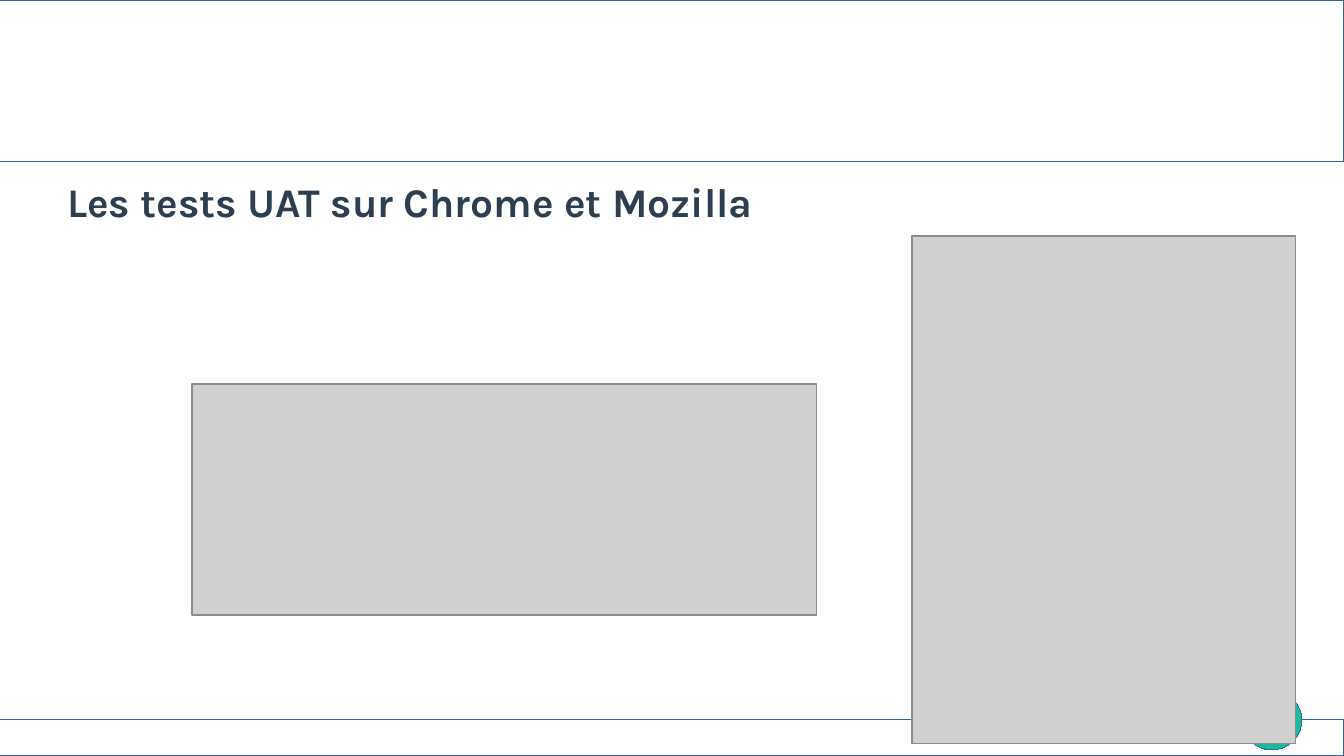
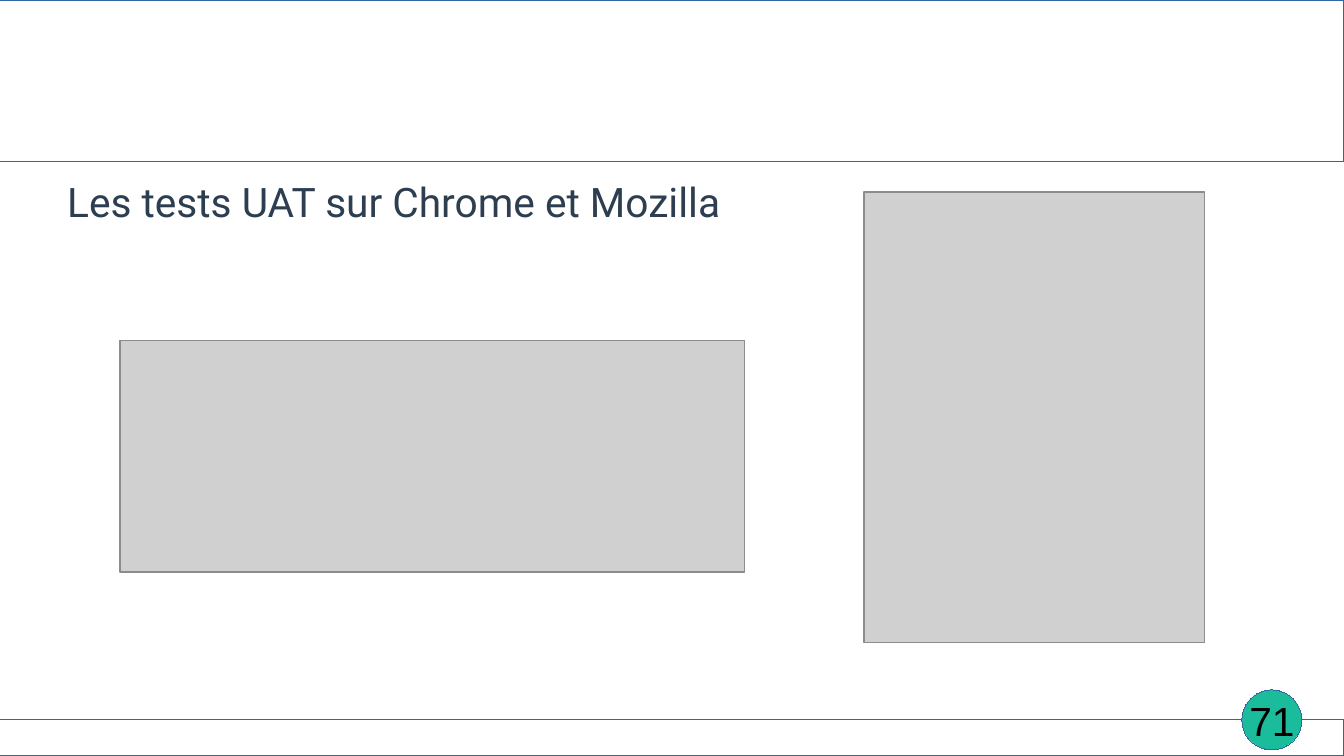
Before and after one commit to EmmaBroudic/Projet-Nooky, a slide deck: slide 71 of doc/Nooky4.odp (slide 67 before the commit). Drawn at 1344x756 pixels with LibreOffice and Linux fonts; fonts in the diff are those of the drawing; grey boxes stand for pictures. Boxes give left, top, right and bottom in pixels: in the first picture for what was removed or moved away, otherwise in the second. Text is boxed around its words. In the diff, an @@ line names an element or a change of style, - is before the commit and + after.

Commit message:
avancées slides, dossier projet et dossier pro + ajouts de tests

```diff
--- a/doc/Nooky4.odp
+++ b/doc/Nooky4.odp
@@ text "Les tests UAT sur Chrome ..." at [67,186,720,218]: font Karla to Roboto, bold off @@
@@ picture: place and size @@
-picture at [912,237,1296,745]
+picture at [865,191,1206,643]
@@ picture: place and size @@
-picture at [191,384,816,616]
+picture at [120,341,744,573]
@@ page number at [1249,708,1294,743]: text changed @@
-67
+71
```
Also in this commit, not shown: 56 other slides changed, 4 slides added, 15 other files.
